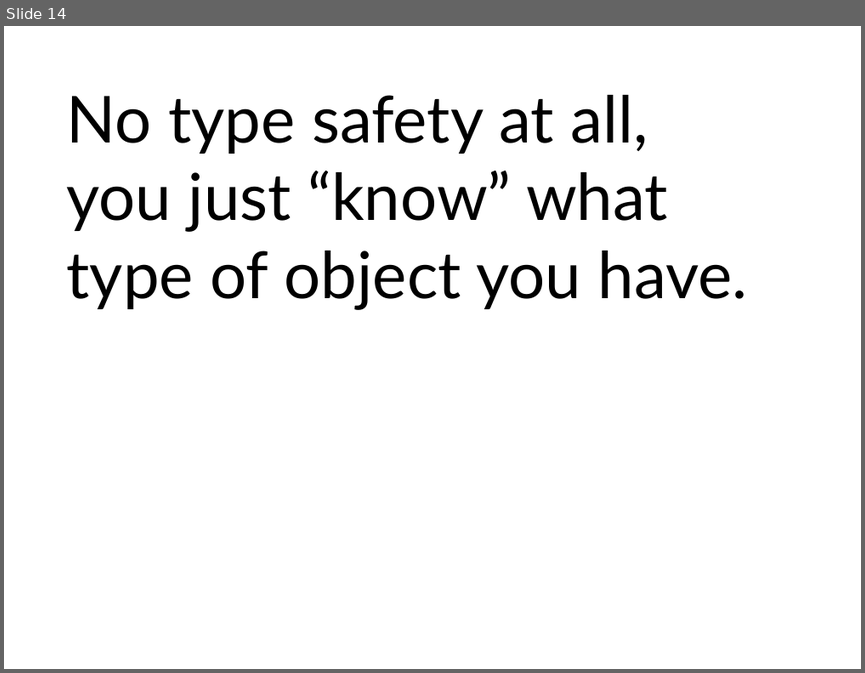
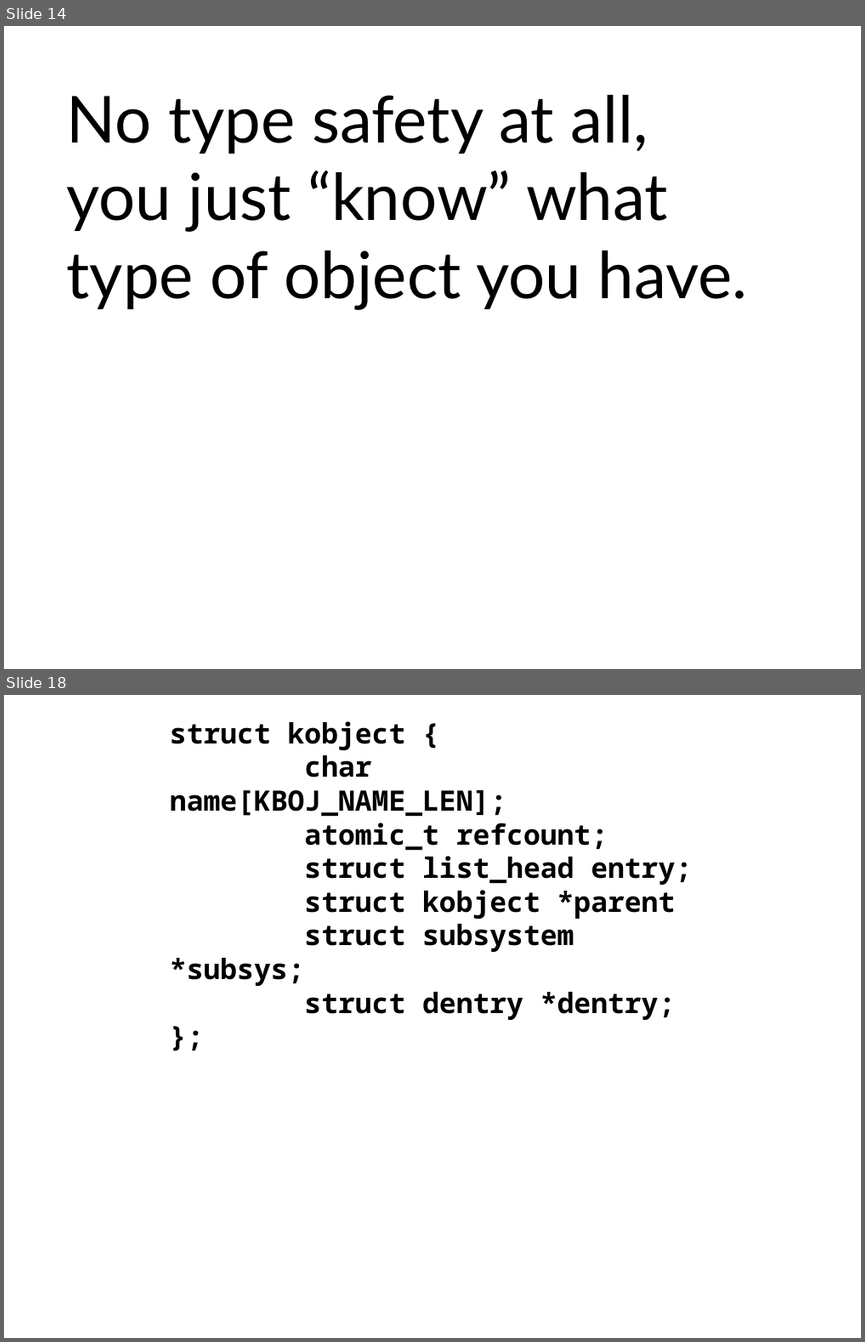
Before and after one commit to gregkh/presentation-kref, a slide deck: kref.odp. Shown one above the other, each under a label of ours: slide 14 before the commit, slides 14 and 18 after it; the slides between them are not shown. The pictures are 865x673 and 865x1342 pixels, drawn with LibreOffice and Linux fonts; fonts in the diff are those of the drawing. Boxes give left, top, right and bottom in pixels: in the first picture for what was removed or moved away, otherwise in the second. Text is boxed around its words. In the diff, an @@ line names an element or a change of style, - is before the commit and + after.

```diff
--- a/kref.odp
+++ b/kref.odp
@@ slide 18 added at (4,695,861,1338), background #FFFFFF @@
@@ text added at (170,721,692,1020), 26 pt, text #000000, bold @@
+struct kobject {
+char name[KBOJ_NAME_LEN];
+atomic_t refcount;
+struct list_head entry;
+struct kobject *parent
+struct subsystem *subsys;
+struct dentry *dentry;
+};
```
Also in this commit, not shown: 1 slide changed, 6 other slides added.
